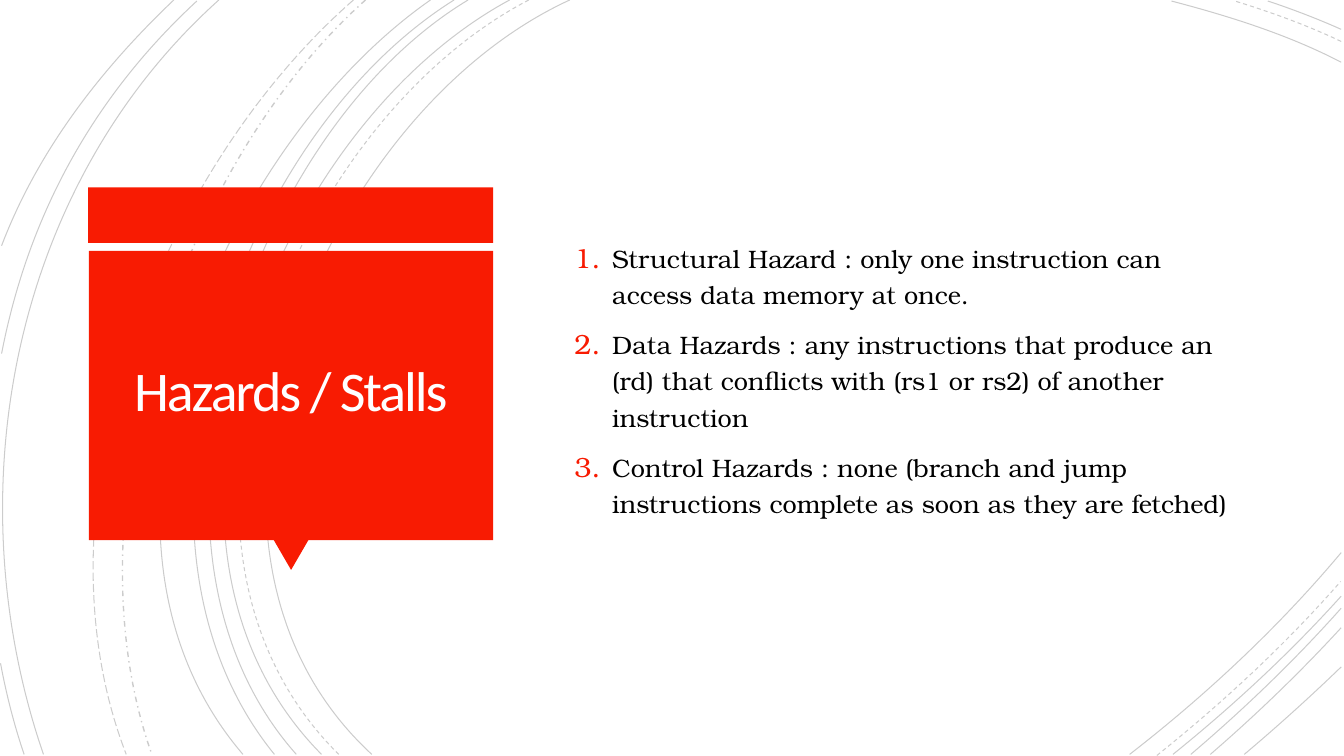
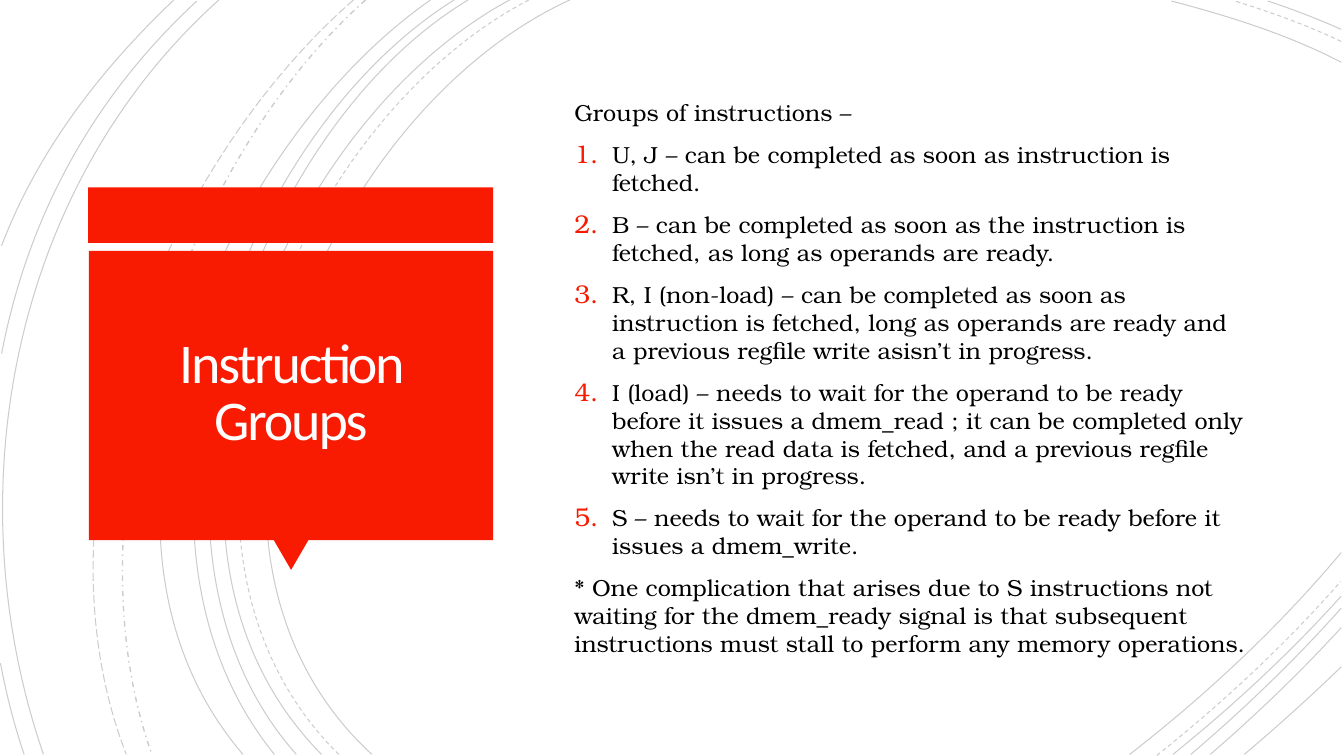
Before and after one commit to mrinav-saxena/riscv_verif0, a slide deck: slide 9 of rtl/core/multi_cycle/stall_for_mem_core.pptx. Drawn at 1344x756 pixels with LibreOffice and Linux fonts; fonts in the diff are those of the drawing. Boxes give left, top, right and bottom in pixels: in the first picture for what was removed or moved away, otherwise in the second. Text is boxed around its words. In the diff, an @@ line names an element or a change of style, - is before the commit and + after.

Commit message:
updated stall_for_mem_core documentation, working on pipelined core

```diff
--- a/rtl/core/multi_cycle/stall_for_mem_core.pptx
+++ b/rtl/core/multi_cycle/stall_for_mem_core.pptx
@@ text at (574,104,1245,658): text changed; size 18 to 16.6 pt @@
-1. Structural Hazard : only one instruction can access data memory at once.
-2. Data Hazards : any instructions that produce an (rd) that conflicts with (rs1 or rs2) of another instruction
-3. Control Hazards : none (branch and jump instructions complete as soon as they are fetched)
+Groups of instructions –
+1. U, J – can be completed as soon as instruction is fetched.
+2. B – can be completed as soon as the instruction is fetched, as long as operands are ready.
+3. R, I (non-load) – can be completed as soon as instruction is fetched, long as operands are ready and a previous regfile write asisn’t in progress.
+4. I (load) – needs to wait for the operand to be ready before it issues a dmem_read ; it can be completed only when the read data is fetched, and a previous regfile write isn’t in progress.
+5. S – needs to wait for the operand to be ready before it issues a dmem_write.
+* One complication that arises due to S instructions not waiting for the dmem_ready signal is that subsequent instructions must stall to perform any memory operations.
@@ title at (179,344,404,449): text changed @@
-Hazards / Stalls
+Instruction Groups
```
Also in this commit, not shown: 2 other slides changed, 2 slides added.
